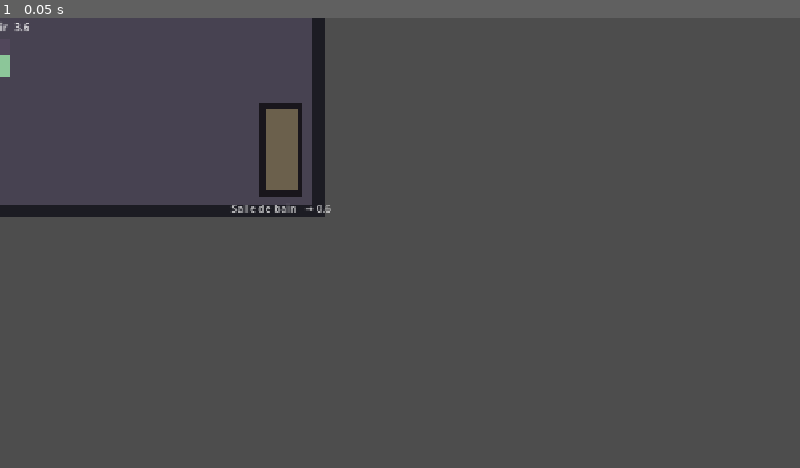
Above: before the commit, frame 1.
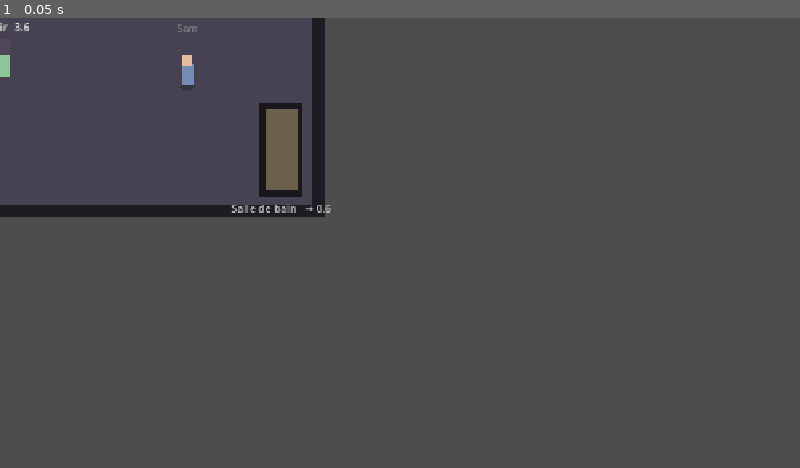
Above: after the commit, the same moment.

Repository: maxoupqg/burn-out-implosion
Game: Godot game, scene res://scenes/pieces/salon.tscn
The game is run twice, just before and just after one commit, with the same random seed, the same clock (stepped at 60 frames per second) and the same inputs. This scene is started directly instead of the project's main scene.
Inputs:
- Up to frame 1 (0.05 s): no input

The runs differ from the first frame. In frame 1, 0.1% of the frame differs, in the area x 22-25%, y 1-15%.

Commit message:
Sam : on délègue de partout, on ne relance que chez lui
La relance ne s'affiche pas sur le meuble mais sur la personne, et cette
personne est quelque part dans le logement. C'est tout l'intérêt qu'il
soit un endroit et pas un menu : déléguer est quasi gratuit sur le
moment, et le lendemain il faut traverser le salon pour réclamer. Le
prix n'est pas dans le geste, il est dans le trajet.

Co-Authored-By: Claude Opus 4.6 <noreply@anthropic.com>

Diff:
--- a/scenes/pieces/salon.tscn
+++ b/scenes/pieces/salon.tscn
@@ -1,10 +1,11 @@
-[gd_scene load_steps=11 format=3]
+[gd_scene load_steps=12 format=3]
 
 [ext_resource type="Script" path="res://scripts/piece.gd" id="1_piece"]
 [ext_resource type="PackedScene" path="res://scenes/point_interaction.tscn" id="2_point"]
 [ext_resource type="PackedScene" path="res://scenes/dispositif.tscn" id="3_dispositif"]
 [ext_resource type="PackedScene" path="res://scenes/porte.tscn" id="4_porte"]
 [ext_resource type="PackedScene" path="res://scenes/canape.tscn" id="5_canape"]
+[ext_resource type="PackedScene" path="res://scenes/pnj.tscn" id="10_pnj"]
 [ext_resource type="Resource" path="res://donnees/taches/courrier.tres" id="6_courrier"]
 [ext_resource type="Resource" path="res://donnees/taches/payer.tres" id="7_payer"]
 [ext_resource type="Resource" path="res://donnees/taches/medecin.tres" id="8_medecin"]
@@ -85,6 +86,9 @@
 [node name="Canape" parent="." instance=ExtResource("5_canape")]
 position = Vector2(-40, 90)
 
+[node name="Sam" parent="." instance=ExtResource("10_pnj")]
+position = Vector2(300, 110)
+
 [node name="Portes" type="Node2D" parent="."]
 
 [node name="VersCuisine" parent="Portes" instance=ExtResource("4_porte")]
--- /dev/null
+++ b/scenes/pnj.tscn
@@ -0,0 +1,45 @@
+[gd_scene load_steps=3 format=3]
+
+[ext_resource type="Script" path="res://scripts/pnj.gd" id="1_pnj"]
+
+[sub_resource type="CircleShape2D" id="CircleShape2D_portee"]
+radius = 34.0
+
+[node name="Pnj" type="Area2D"]
+script = ExtResource("1_pnj")
+
+[node name="Shadow" type="Polygon2D" parent="."]
+color = Color(0, 0, 0, 0.22)
+polygon = PackedVector2Array(-15, 0, 0, -7, 15, 0, 0, 7)
+
+[node name="Body" type="Polygon2D" parent="."]
+color = Color(0.46, 0.55, 0.72, 1)
+polygon = PackedVector2Array(-9, -36, 9, -36, 9, -4, -9, -4)
+
+[node name="Head" type="Polygon2D" parent="."]
+color = Color(0.9, 0.74, 0.62, 1)
+polygon = PackedVector2Array(-7, -50, 7, -50, 7, -34, -7, -34)
+
+[node name="Pastille" type="Polygon2D" parent="."]
+position = Vector2(0, -68)
+color = Color(0.95, 0.55, 0.3, 1)
+polygon = PackedVector2Array(-9, 0, 0, -11, 9, 0, 0, 11)
+
+[node name="CollisionShape2D" type="CollisionShape2D" parent="."]
+shape = SubResource("CircleShape2D_portee")
+
+[node name="Etiquette" type="Label" parent="."]
+offset_left = -150.0
+offset_top = -130.0
+offset_right = 150.0
+offset_bottom = -82.0
+theme_override_font_sizes/font_size = 16
+horizontal_alignment = 1
+vertical_alignment = 2
+
+[node name="Barre" type="ProgressBar" parent="."]
+offset_left = -44.0
+offset_top = 8.0
+offset_right = 44.0
+offset_bottom = 20.0
+show_percentage = false
--- /dev/null
+++ b/scripts/pnj.gd
@@ -0,0 +1,62 @@
+class_name Pnj
+extends Interactif
+
+## L'autre personne du logement. On lui délègue depuis n'importe quel meuble ;
+## on ne le relance qu'ici (§4).
+##
+## C'est tout l'intérêt qu'il soit un endroit et pas un menu : déléguer est
+## quasi gratuit sur le moment, et le lendemain il faut traverser le logement
+## pour réclamer. Le prix n'est pas dans le geste — il est dans le trajet, et
+## dans la case que la relance garde bloquée jusqu'à ce qu'on y aille.
+
+const COULEUR_CALME := Color(0.46, 0.55, 0.72)
+const COULEUR_ATTENDU := Color(0.95, 0.55, 0.3)
+const COULEUR_TROP_CHER := Color(1.0, 0.4, 0.35)
+
+@onready var _corps: Polygon2D = $Body
+@onready var _pastille: Polygon2D = $Pastille
+
+
+func disponible() -> bool:
+	return Partie.peut_relancer()
+
+
+func _executer() -> float:
+	var cout := Partie.cout_reel(Partie.COUT_RELANCE)
+	if not Partie.relancer():
+		return -1.0
+	return cout
+
+
+func rafraichir() -> void:
+	var dues := Partie.relances_dues()
+	var en_cours := Partie.relances_en_tete().size() - dues.size()
+
+	if dues.is_empty():
+		_pastille.visible = false
+		_corps.color = COULEUR_CALME
+		_etiquette.modulate = Color(1, 1, 1, 0.3)
+		# On dit qu'il reste quelque chose en l'air, sans dire quoi : c'est
+		# encore chez lui, ça ne pèse pas encore.
+		if en_cours > 0:
+			_etiquette.text = "%s\nil s'en occupe" % Partie.NOM_DELEGATAIRE
+		else:
+			_etiquette.text = Partie.NOM_DELEGATAIRE
+		return
+
+	var cout := Partie.cout_reel(Partie.COUT_RELANCE)
+	_pastille.visible = true
+	_corps.color = COULEUR_ATTENDU
+	# Nommer ce qu'on vient réclamer : sinon relancer devient un bouton, et la
+	# charge qu'on porte redevient invisible. Et dire ce que ça fait : redemander
+	# quand il y a de quoi refaire, en sortir quand il n'y a plus rien. Sans ça
+	# on ne comprend jamais comment l'arrangement s'arrête.
+	_etiquette.text = "%s : relancer   %.1f\n%s — %s" % [
+		Partie.NOM_DELEGATAIRE,
+		cout,
+		dues[0].tache.nom,
+		"qu'il le refasse" if Partie.tache_active(dues[0].tache) else "c'est fini, la case se libère",
+	]
+	if dues.size() > 1:
+		_etiquette.text += "   (+%d)" % (dues.size() - 1)
+	_etiquette.modulate = COULEUR_TROP_CHER if cout > Partie.temps_restant else Color(1, 1, 1)
Not shown, added: scripts/pnj.gd.uid
